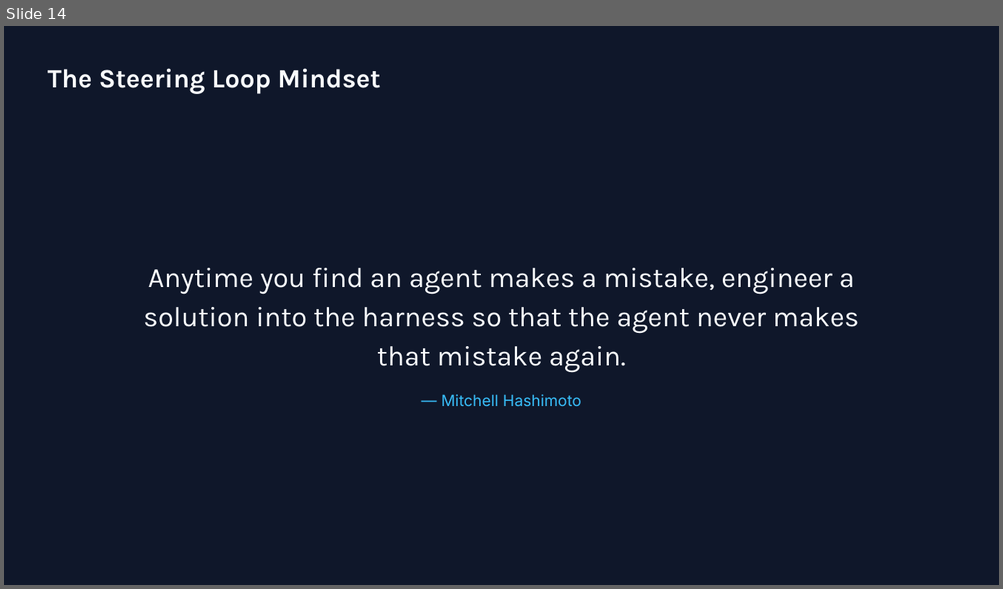
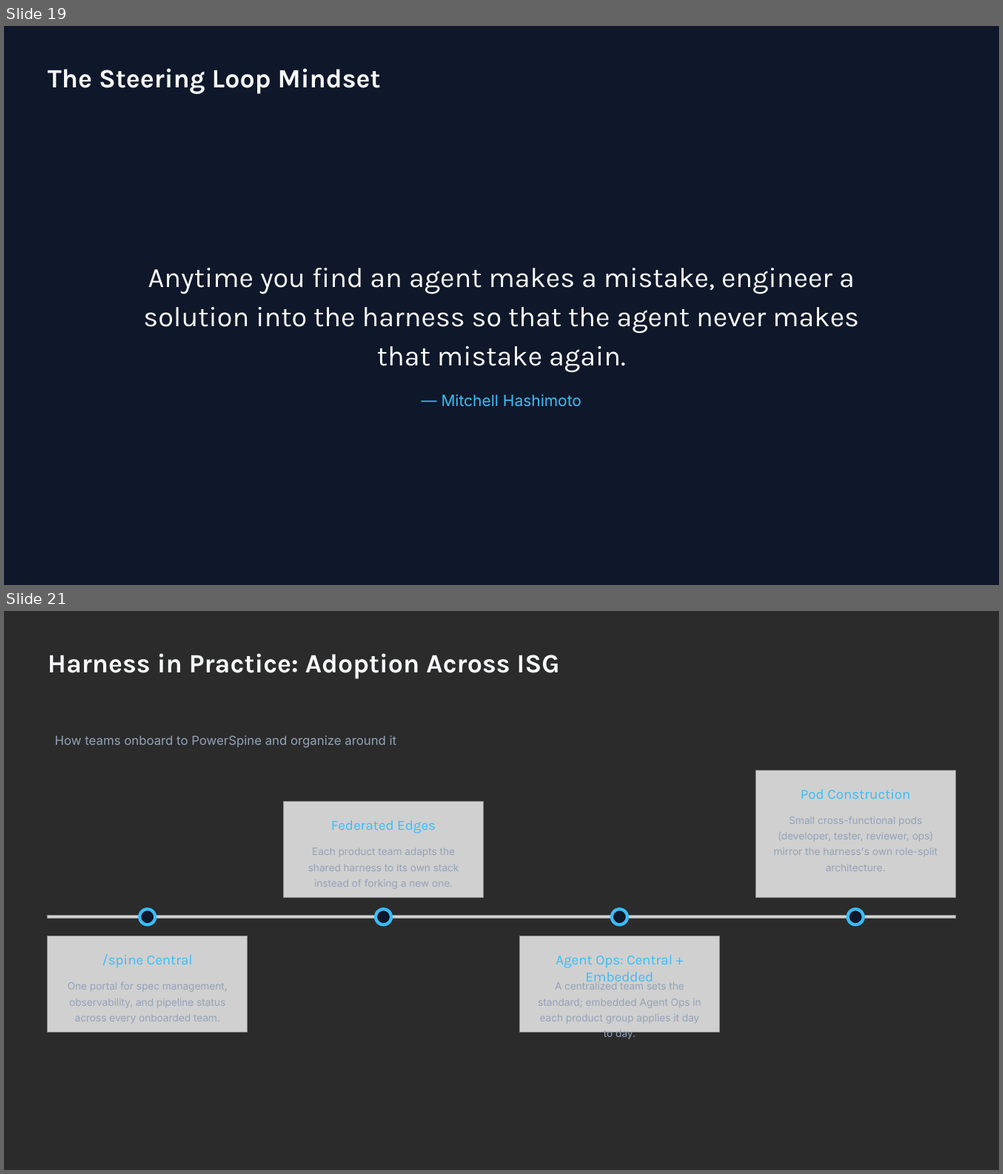
Before and after one commit to balakrishnaakuleti/harness_engineering, a slide deck: Harness Engineering in the Agentic Era (1).pptx. Shown one above the other, each under a label of ours: slide 14 before the commit, slides 19 and 21 after it; the slides between them are not shown. The pictures are 1003x589 and 1003x1174 pixels, drawn with LibreOffice and Linux fonts; fonts in the diff are those of the drawing; grey boxes stand for pictures; background and template pictures are left out; a plain dark background stands for a picture behind light text. Boxes give left, top, right and bottom in pixels: in the first picture for what was removed or moved away, otherwise in the second. Text is boxed around its words. In the diff, an @@ line names an element or a change of style, - is before the commit and + after.

```diff
--- a/Harness Engineering in the Agentic Era (1).pptx
+++ b/Harness Engineering in the Agentic Era (1).pptx
@@ slide 21 added at (x1=4, y1=611, x2=999, y2=1170), background picture (left out) @@
@@ text added at (x1=48, y1=653, x2=560, y2=679), 25.5 pt, text #F8FAFC, bold @@
+Harness in Practice: Adoption Across ISG
@@ text added at (x1=55, y1=735, x2=397, y2=748), 12 pt, text #94A3B8 @@
+How teams onboard to PowerSpine and organize around it
@@ picture added at (x1=755, y1=771, x2=956, y2=897) @@
@@ picture added at (x1=284, y1=802, x2=484, y2=897) @@
@@ text added at (x1=800, y1=789, x2=910, y2=799), 13.5 pt, text #38BDF8 @@
+Pod Construction
@@ text added at (x1=331, y1=820, x2=435, y2=834), 13.5 pt, text #38BDF8 @@
+Federated Edges
@@ text added at (x1=774, y1=817, x2=937, y2=871), 9.8 pt, text #94A3B8 @@
+Small cross-functional pods (developer, tester, reviewer, ops) mirror the harness's own role-split architecture.
@@ text added at (x1=308, y1=848, x2=459, y2=889), 9.8 pt, text #94A3B8 @@
+Each product team adapts the shared harness to its own stack instead of forking a new one.
@@ picture added at (x1=47, y1=915, x2=956, y2=918) @@
@@ rounded rectangle added at (x1=140, y1=909, x2=156, y2=925), fill #0F172A, outline #38BDF8 3 pt @@
@@ rounded rectangle added at (x1=375, y1=909, x2=391, y2=925), fill #0F172A, outline #38BDF8 3 pt @@
@@ rounded rectangle added at (x1=612, y1=909, x2=627, y2=925), fill #0F172A, outline #38BDF8 3 pt @@
@@ rounded rectangle added at (x1=848, y1=909, x2=864, y2=925), fill #0F172A, outline #38BDF8 3 pt @@
@@ picture added at (x1=47, y1=937, x2=247, y2=1032) @@
@@ picture added at (x1=520, y1=937, x2=720, y2=1032) @@
@@ text added at (x1=102, y1=954, x2=193, y2=968), 13.5 pt, text #38BDF8 @@
+/spine Central
@@ text added at (x1=555, y1=955, x2=672, y2=986), 13.5 pt, text #38BDF8 @@
+Agent Ops: Central + Embedded
@@ text added at (x1=68, y1=982, x2=227, y2=1024), 9.8 pt, text #94A3B8 @@
+One portal for spec management, observability, and pipeline status across every onboarded team.
@@ text added at (x1=538, y1=982, x2=700, y2=1040), 9.8 pt, text #94A3B8 @@
+A centralized team sets the standard; embedded Agent Ops in each product group applies it day to day.
@@ what was slide 14 is now slide 19 @@
```
Also in this commit, not shown: 1 slide changed, 10 other slides added.
